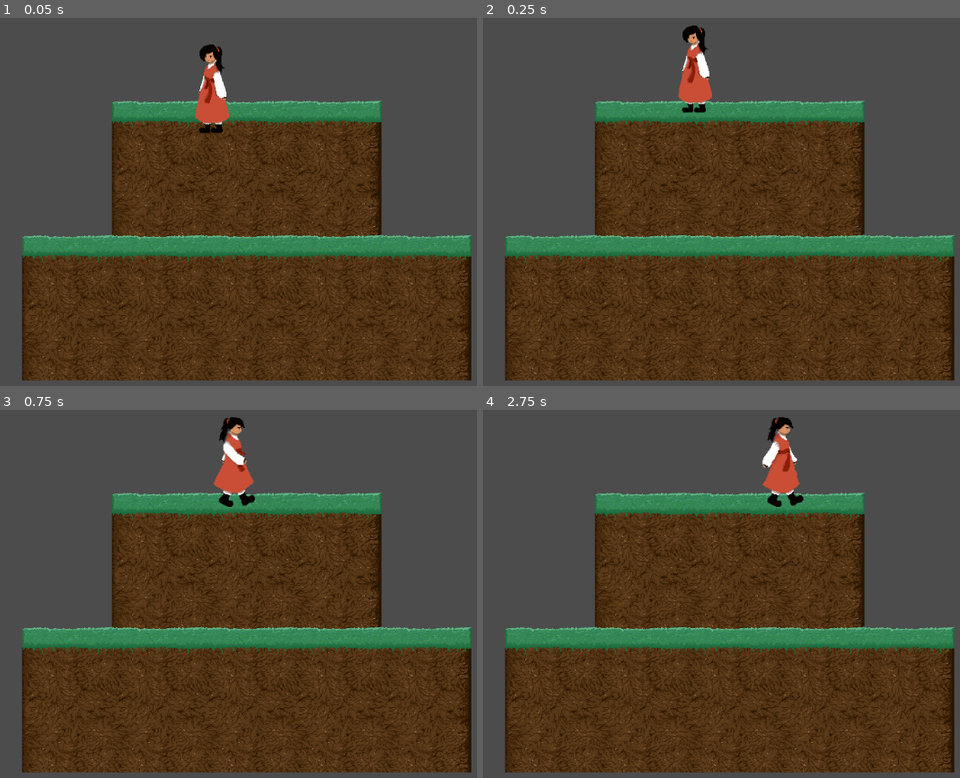
Above: before the commit, frames 1-4 (two rows, left to right).
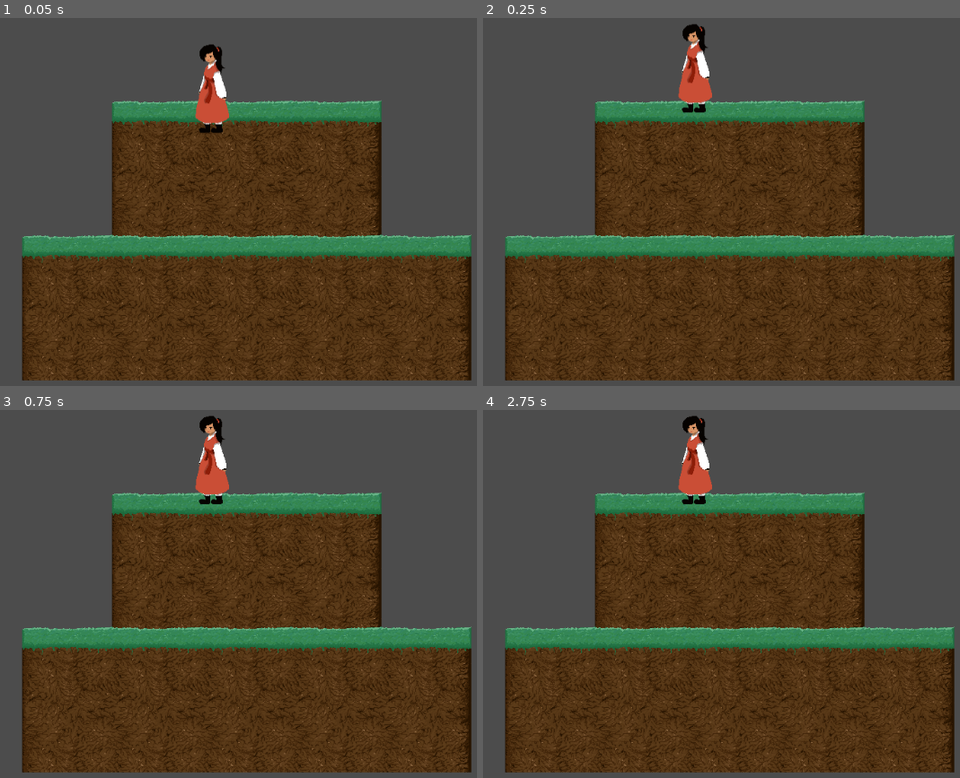
Above: after the commit, the same moments.

Repository: tacocube/karma
Game: Godot game, scene res://scenes/Main/Main.tscn
Same seed, same stepped clock (60 frames per second), same inputs: the game is played once before the commit and once after it.
Inputs:
- Up to frame 1 (0.05 s): no input
- Up to frame 2 (0.25 s): no input
- Up to frame 3 (0.75 s): hold Right (ui_right) from 0.53 s (still down)
- Up to frame 4 (2.75 s): release Right (ui_right) at 1.28 s; hold Left (ui_left) 1.28-2.03 s; hold Right (ui_right) from 2.03 s (still down)

Frame 1 is identical in both runs. In frame 2, 0.1% of the frame differs, in the area x 41-48%, y 1-11%; in frame 3, 2.0%; in frame 4, 2.4%, in the area x 40-68%, y 1-27%.
Error after the commit: Parse Error: At "test_motion()" call, argument 3. The passed argument's type (Physics2DTestMotionResult) doesn't match the function's expected argument type (f…

Commit message:
Sasa Jumps

Diff:
--- a/characters/Sasa/Sasa.gd
+++ b/characters/Sasa/Sasa.gd
@@ -2,25 +2,30 @@
 
 onready var anim = get_node("sasa_anim")
 
-const WALK_SPEED = 200
+const WALK_SPEED = 150
+const JUMP_SPEED = 300
 
 var xVelocity = 0
+var yVelocity = 0
 
 func _physics_process(delta):
 	if Input.is_action_pressed("ui_left"):
 		xVelocity = -WALK_SPEED
 		get_node("sasa_anim").set_flip_h(false)
 		anim.play("walk")
+	elif Input.is_action_just_pressed("ui_up") && !test_motion(Vector2(xVelocity,JUMP_SPEED), 0.08, Physics2DTestMotionResult.new()):
+		yVelocity = -JUMP_SPEED
 	elif Input.is_action_pressed("ui_right"):
 		xVelocity = WALK_SPEED
 		get_node("sasa_anim").set_flip_h(true)
 		anim.play("walk")
 	else:
 		xVelocity = 0
+		yVelocity = 0
 		anim.play("idle")
 
     # We don't need to multiply velocity by delta because MoveAndSlide already takes delta time into account.
 
     # The second parameter of move_and_slide is the normal pointing up.
     # In the case of a 2d platformer, in Godot upward is negative y, which translates to -1 as a normal.
-	set_axis_velocity(Vector2(xVelocity, 0))
+	set_axis_velocity(Vector2(xVelocity, yVelocity))
--- a/characters/Sasa/Sasa.tscn
+++ b/characters/Sasa/Sasa.tscn
@@ -14,7 +14,7 @@
 "frames": [ ExtResource( 2 ), ExtResource( 3 ) ],
 "loop": true,
 "name": "idle",
-"speed": 5.0
+"speed": 2.2
 }, {
 "frames": [ ExtResource( 4 ), ExtResource( 5 ), ExtResource( 6 ), ExtResource( 7 ) ],
 "loop": true,
@@ -49,6 +49,7 @@
 angular_velocity = 0.0
 angular_damp = -1.0
 script = ExtResource( 1 )
+_sections_unfolded = [ "Collision" ]
 
 [node name="sasa_anim" type="AnimatedSprite" parent="." index="0"]
 
